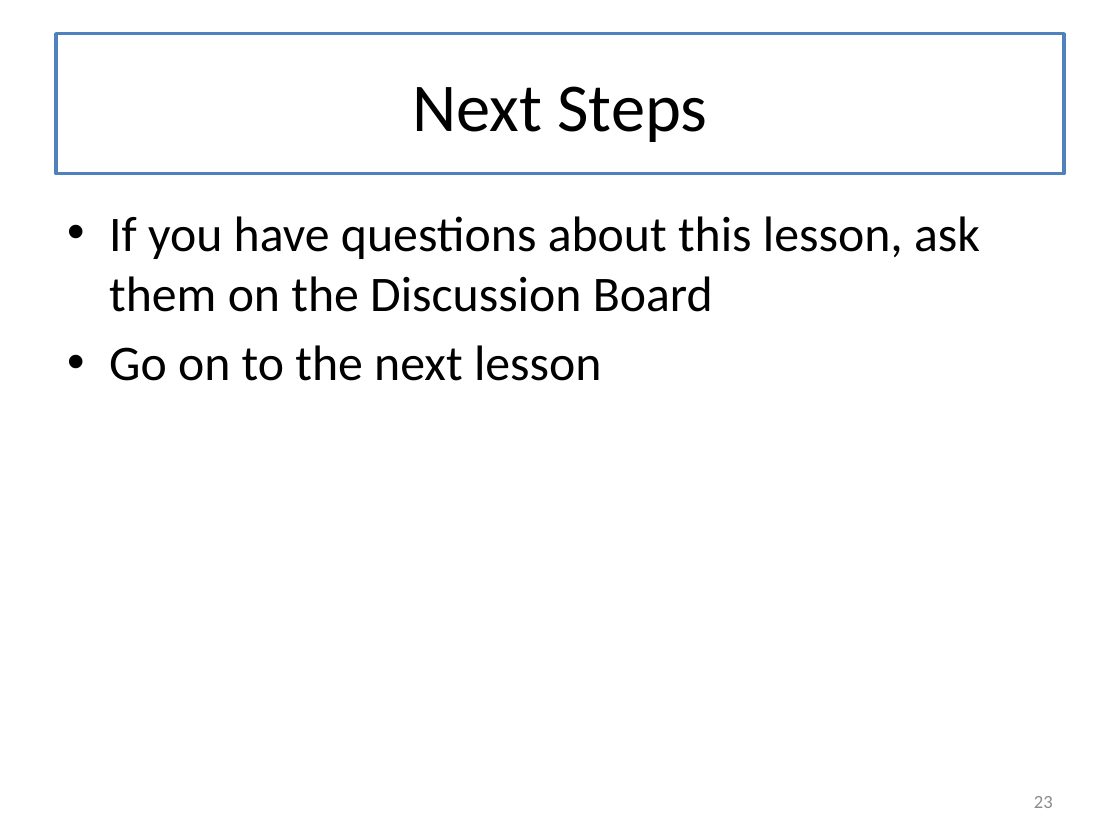
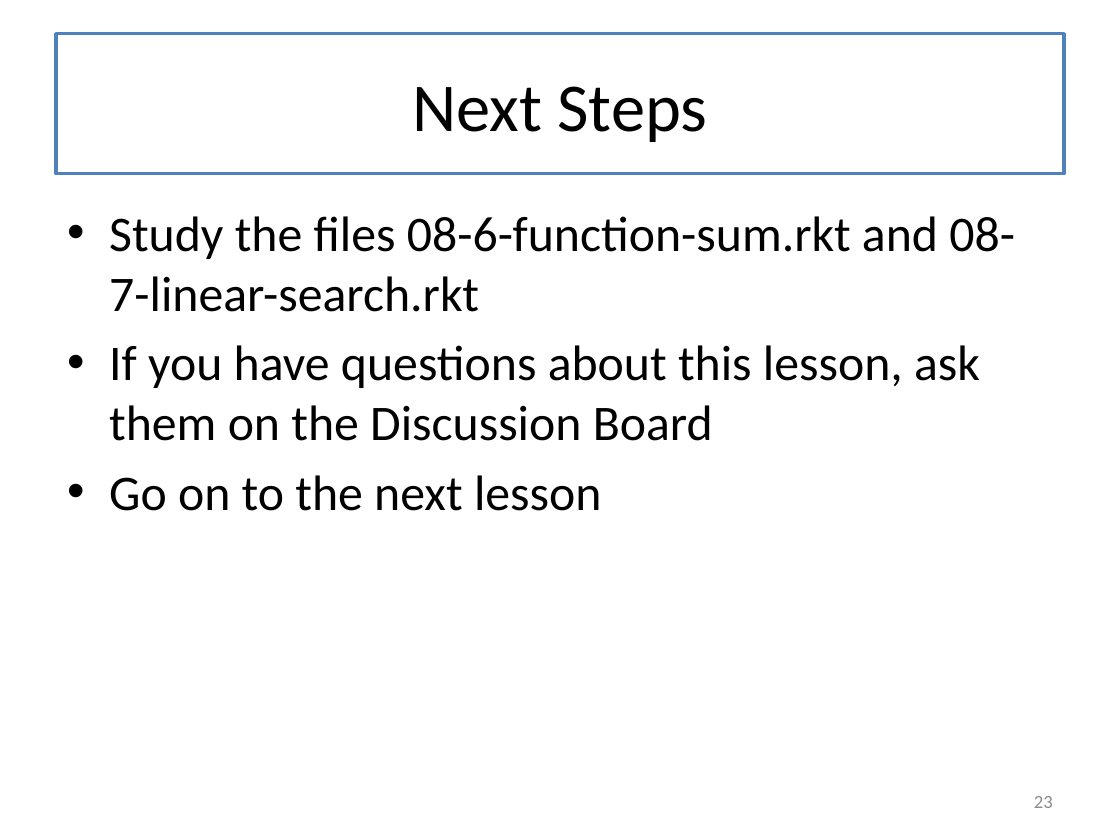
Before and after one commit to mwand/cs5010f16, a slide deck: slide 23 of Slides/Lesson 8.5 Linear Search.pptx. Drawn at 1120x840 pixels with LibreOffice and Linux fonts; fonts in the diff are those of the drawing. Boxes give left, top, right and bottom in pixels: in the first picture for what was removed or moved away, otherwise in the second. Text is boxed around its words. In the diff, an @@ line names an element or a change of style, - is before the commit and + after.

```diff
--- a/Slides/Lesson 8.5 Linear Search.pptx
+++ b/Slides/Lesson 8.5 Linear Search.pptx
@@ text at (x1=109, y1=216, x2=1015, y2=312): paragraph added @@
+• Study the files 08-6-function-sum.rkt and 08-7-linear-search.rkt
```
Also in this commit, not shown: 5 other files.
